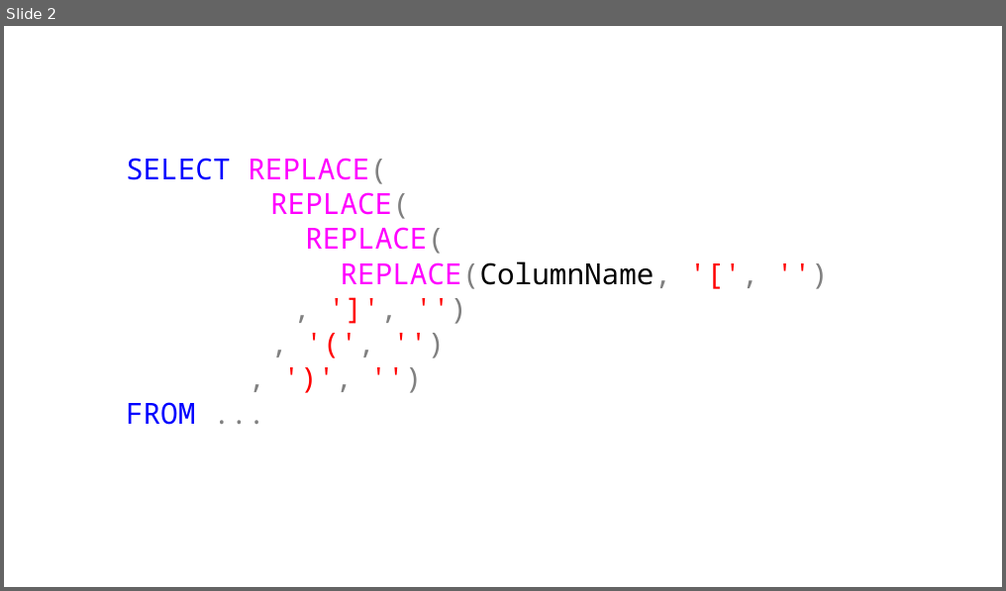
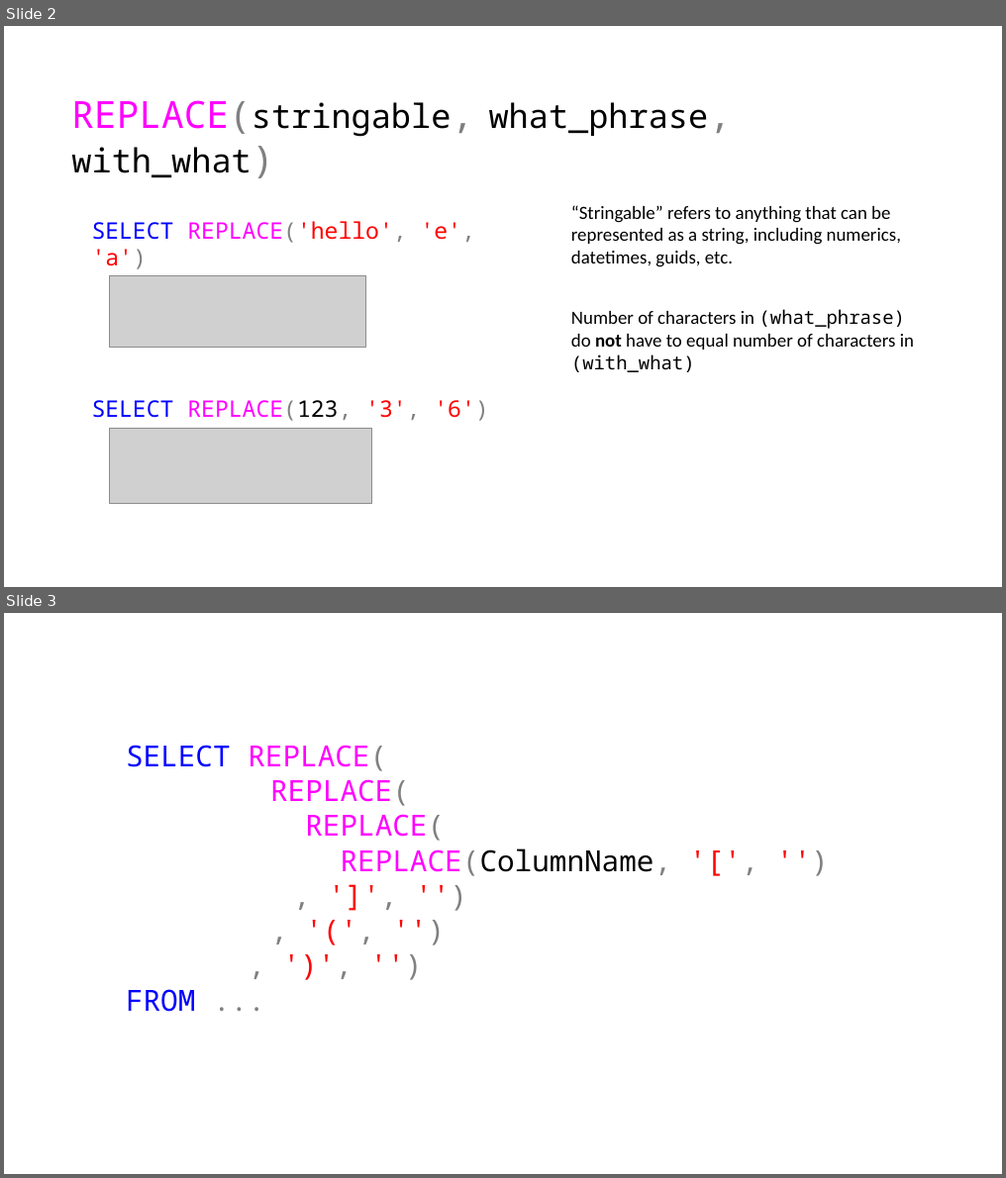
Before and after one commit to jbfoushee/MyPresentations, a slide deck: TSQL_Translate_Operator/TSQL Translate.pptx. Shown one above the other, each under a label of ours: slide 2 before the commit, slides 2 and 3 after it. The pictures are 1006x591 and 1006x1178 pixels, drawn with LibreOffice and Linux fonts; fonts in the diff are those of the drawing; grey boxes stand for pictures. Boxes give left, top, right and bottom in pixels: in the first picture for what was removed or moved away, otherwise in the second. Text is boxed around its words. In the diff, an @@ line names an element or a change of style, - is before the commit and + after.

```diff
--- a/TSQL_Translate_Operator/TSQL Translate.pptx
+++ b/TSQL_Translate_Operator/TSQL Translate.pptx
@@ slide 2 added at [4,26,1002,587], background #FFFFFF @@
@@ text added at [71,100,709,178], 32 pt, text #000000 @@
+REPLACE(stringable, what_phrase, with_what)
@@ text added at [92,221,475,270], 22 pt, text #FF0000 @@
+SELECT REPLACE('hello', 'e', 'a')
@@ text added at [571,205,901,268], 18 pt, text #000000 @@
+“Stringable” refers to anything that can be represented as a string, including numerics, datetimes, guids, etc.
@@ picture added at [110,275,366,347] @@
@@ text added at [571,309,914,372], 18 pt, text #000000 @@
+Number of characters in (what_phrase) do not have to equal number of characters in (with_what)
@@ text added at [92,400,488,421], 22 pt, text #FF00FF @@
+SELECT REPLACE(123, '3', '6')
@@ picture added at [110,428,371,503] @@
@@ what was slide 2 is now slide 3 @@
```
Also in this commit, not shown: 14 slides changed, 2 other slides added, 3 slides removed.
